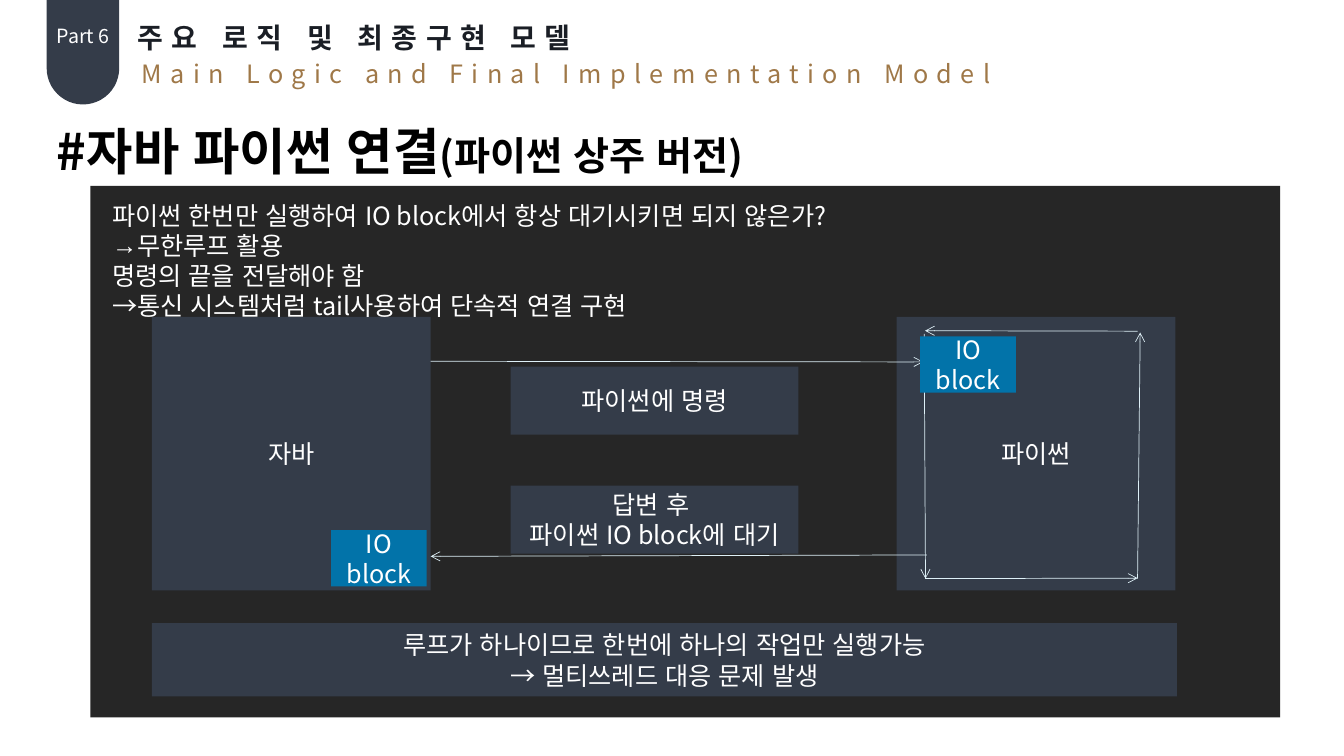
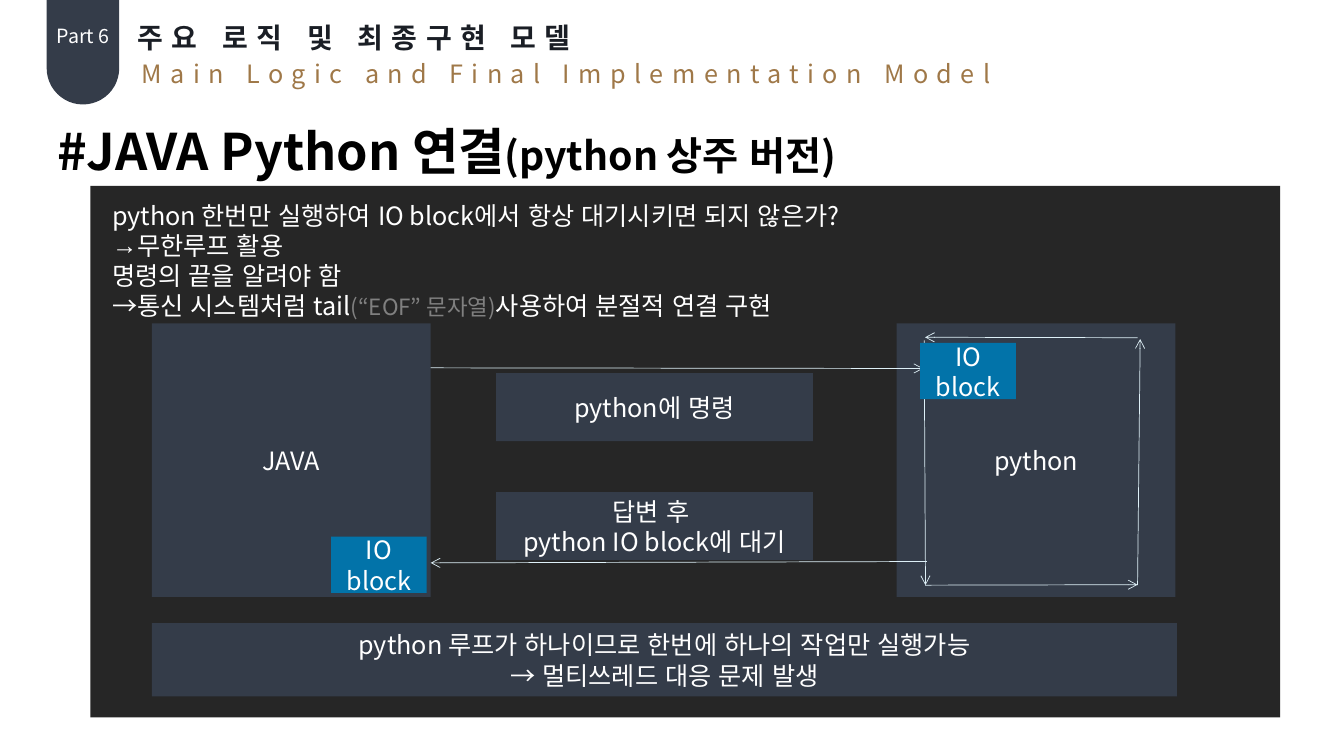
Before and after one commit to Hoonys101/bigdata, a slide deck: slide 25 of 최종.pptx (slide 22 before the commit). Drawn at 1344x756 pixels with LibreOffice and Linux fonts; fonts in the diff are those of the drawing. Boxes give left, top, right and bottom in pixels: in the first picture for what was removed or moved away, otherwise in the second. Text is boxed around its words. In the diff, an @@ line names an element or a change of style, - is before the commit and + after.

```diff
--- a/최종.pptx
+++ b/최종.pptx
@@ text at bbox=[57, 127, 837, 182]: text changed; size 28 to 36 pt @@
-#자바 파이썬 연결(파이썬 상주 버전)
+#JAVA Python 연결(python 상주 버전)
@@ text at bbox=[112, 204, 839, 231]: text changed @@
-파이썬 한번만 실행하여 IO block에서 항상 대기시키면 되지 않은가?
+python 한번만 실행하여 IO block에서 항상 대기시키면 되지 않은가?
@@ text at bbox=[112, 264, 772, 319]: text changed @@
-명령의 끝을 전달해야 함
-→통신 시스템처럼 tail사용하여 단속적 연결 구현
+명령의 끝을 알려야 함
+→통신 시스템처럼 tail(“EOF” 문자열)사용하여 분절적 연결 구현
@@ 6 arrows, 4 rectangles: place and size @@
-6 arrows, 4 rectangles at bbox=[152, 317, 1177, 590]
+6 arrows, 4 rectangles at bbox=[152, 324, 1177, 597]
@@ rectangle "python에 명령": place and size @@
-rectangle "python에 명령" at bbox=[510, 367, 799, 436]
+rectangle "python에 명령" at bbox=[496, 373, 813, 442]
@@ text in rectangle at bbox=[574, 396, 735, 423]: text changed @@
-파이썬에 명령
+python에 명령
@@ text in rectangle at bbox=[262, 451, 320, 471]: text changed @@
-자바
+JAVA
@@ text in rectangle at bbox=[994, 450, 1078, 476]: text changed @@
-파이썬
+python
@@ rectangle "답변 후": place and size @@
-rectangle "답변 후" at bbox=[510, 486, 799, 555]
+rectangle "답변 후" at bbox=[496, 492, 813, 561]
@@ text in rectangle at bbox=[523, 530, 786, 557]: text changed @@
-파이썬 IO block에 대기
+python IO block에 대기
@@ text in rectangle at bbox=[358, 633, 971, 660]: text changed @@
-루프가 하나이므로 한번에 하나의 작업만 실행가능
+python 루프가 하나이므로 한번에 하나의 작업만 실행가능
```
Also in this commit, not shown: 32 other slides changed, 3 slides added.
